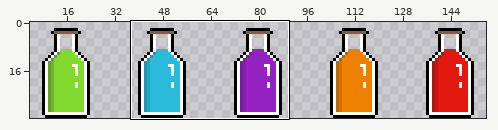
Edited in one commit: sprite sheet (assets/items/potions.png). Above: a wide view before the commit, with the close-up outlined.
Close-up. Before the commit:
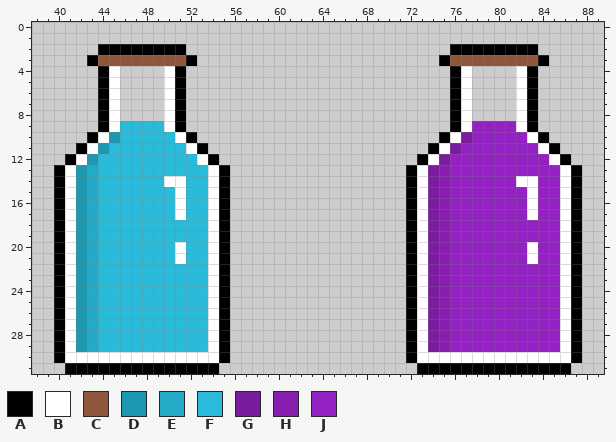
The file is 160x32 pixels. Shown: x 38..89, y 0..31. The wide view leaves out empty margins.
Palette (. is transparent): A #000000  B #ffffff  C #8f563b  D #1e97b0  E #23aac6  F #29bbd9  G #791c9d  H #881eb0  J #9421c1
Pixels before, first column x 40:
 2 ....AAAAAAAA........................AAAAAAAA....
 3 ...ACCCCCCCCA......................ACCCCCCCCA...
 4 ....AB....BA........................AB....BA....
 5 ....AB....BA........................AB....BA....
 6 ....AB....BA........................AB....BA....
 7 ....AB....BA........................AB....BA....
 8 ....AB....BA........................AB....BA....
 9 ....ABFFFFBA........................ABJJJJBA....
10 ...ABDFFFFFBA......................ABGJJJJJBA...
11 ..ABDFFFFFFFBA....................ABGJJJJJJJBA..
12 .ABDFFFFFFFFFBA..................ABGJJJJJJJJJBA.
13 ABDEFFFFFFFFFFBA................ABGHJJJJJJJJJJBA
14 ABDEFFFFFFBBFFBA................ABGHJJJJJJBBJJBA
15 ABDEFFFFFFFBFFBA................ABGHJJJJJJJBJJBA
16 ABDEFFFFFFFBFFBA................ABGHJJJJJJJBJJBA
17 ABDEFFFFFFFBFFBA................ABGHJJJJJJJBJJBA
18 ABDEFFFFFFFFFFBA................ABGHJJJJJJJJJJBA
19 ABDEFFFFFFFFFFBA................ABGHJJJJJJJJJJBA
20 ABDEFFFFFFFBFFBA................ABGHJJJJJJJBJJBA
21 ABDEFFFFFFFBFFBA................ABGHJJJJJJJBJJBA
22 ABDEFFFFFFFFFFBA................ABGHJJJJJJJJJJBA
23 ABDEFFFFFFFFFFBA................ABGHJJJJJJJJJJBA
24 ABDEFFFFFFFFFFBA................ABGHJJJJJJJJJJBA
25 ABDEFFFFFFFFFFBA................ABGHJJJJJJJJJJBA
26 ABDEFFFFFFFFFFBA................ABGHJJJJJJJJJJBA
27 ABDEFFFFFFFFFFBA................ABGHJJJJJJJJJJBA
28 ABDEFFFFFFFFFFBA................ABGHJJJJJJJJJJBA
29 ABDEFFFFFFFFFFBA................ABGHJJJJJJJJJJBA
30 ABBBBBBBBBBBBBBA................ABBBBBBBBBBBBBBA
31 .AAAAAAAAAAAAAA..................AAAAAAAAAAAAAA.
Now the later version:
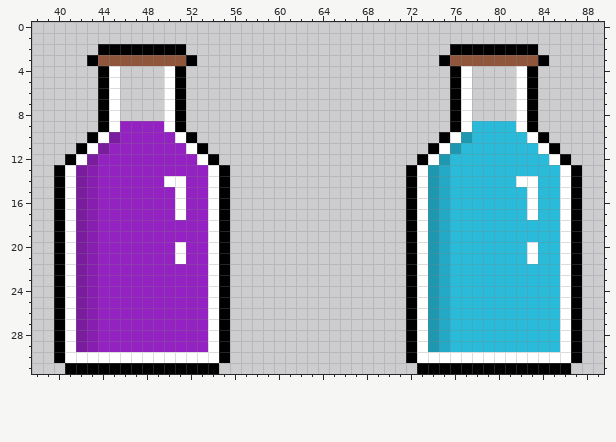
Change:
colour D: #1e97b0 -> #791c9d
colour E: #23aac6 -> #881eb0
colour F: #29bbd9 -> #9421c1
colour G: #791c9d -> #1e97b0
colour H: #881eb0 -> #23aac6
colour J: #9421c1 -> #29bbd9
Where, in picture pixels (left, top, right, bottom), the same in both close-ups:
changed: (76, 121, 208, 352)
changed: (428, 121, 560, 352)
